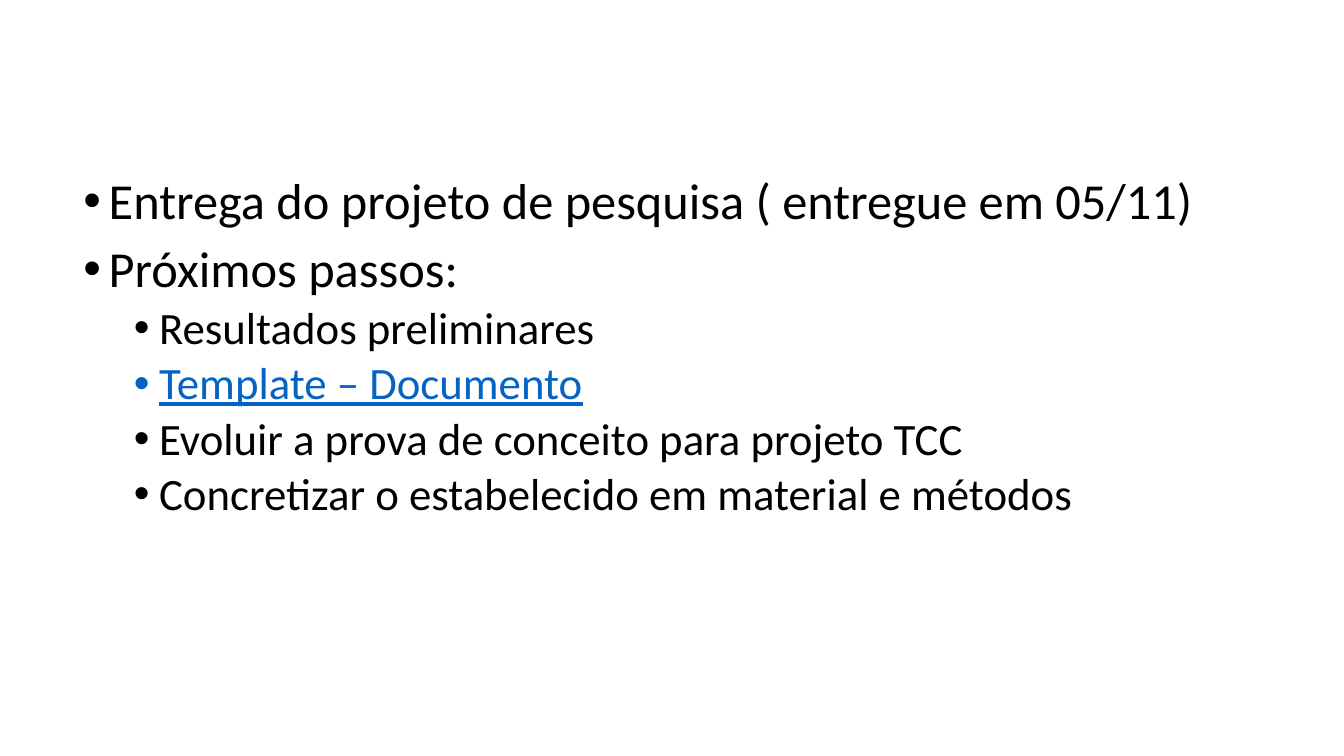
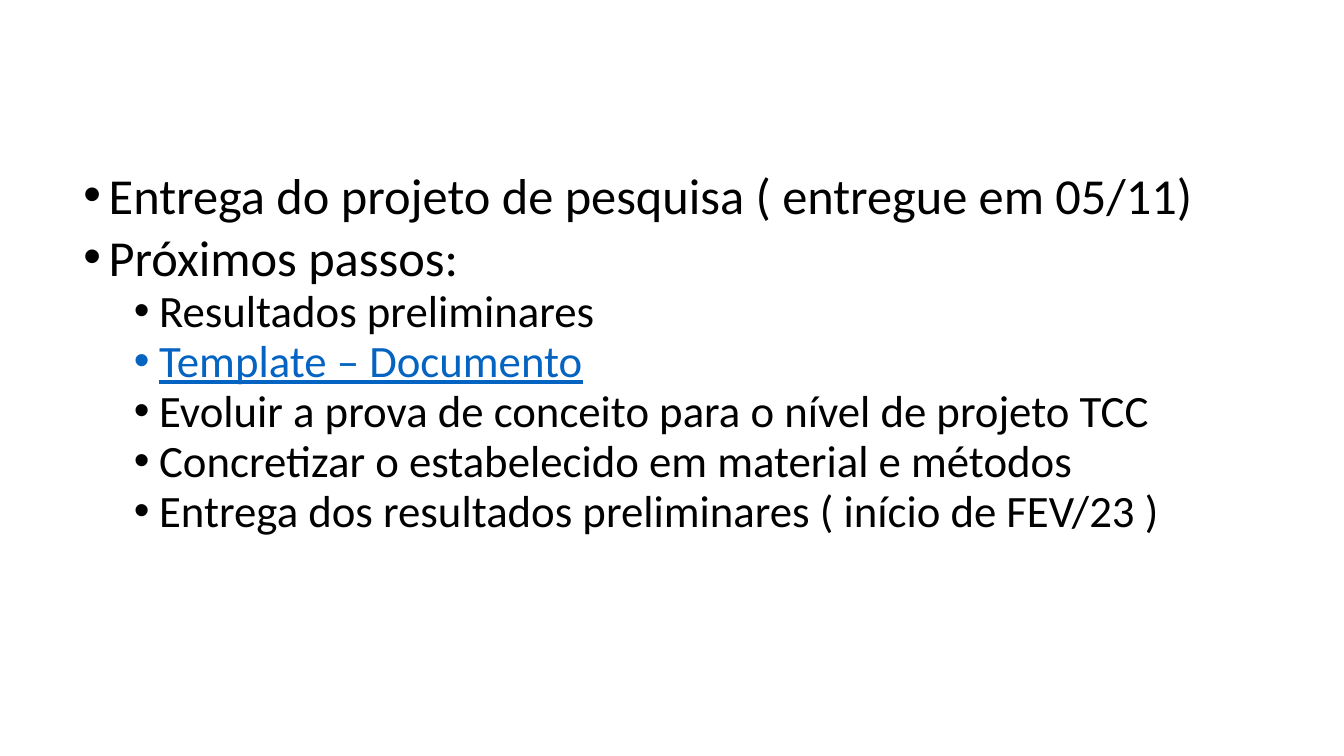
Before and after one commit to drausio/tcc_dsa_usp_esalq, a slide deck: slide 2 of apresentacoes/Reunião_Orientação_TCC 11_11_2022.pptx. Drawn at 1344x756 pixels with LibreOffice and Linux fonts; fonts in the diff are those of the drawing; background and template pictures are left out. Boxes give left, top, right and bottom in pixels: in the first picture for what was removed or moved away, otherwise in the second. Text is boxed around its words. In the diff, an @@ line names an element or a change of style, - is before the commit and + after.

Commit message:
Update Reunião_Orientação_TCC 11_11_2022.pptx
Ajustes na apresentação

```diff
--- a/apresentacoes/Reunião_Orientação_TCC 11_11_2022.pptx
+++ b/apresentacoes/Reunião_Orientação_TCC 11_11_2022.pptx
@@ text at <box>109,177,1192,478</box>: line spacing 0.9 to 0.8 @@
@@ text at <box>159,396,1149,435</box>: text changed @@
-  • Evoluir a prova de conceito para projeto TCC
+  • Evoluir a prova de conceito para o nível de projeto TCC
@@ text at <box>159,496,1134,535</box>: paragraph added @@
+  • Entrega dos resultados preliminares ( início de FEV/23 )
```
